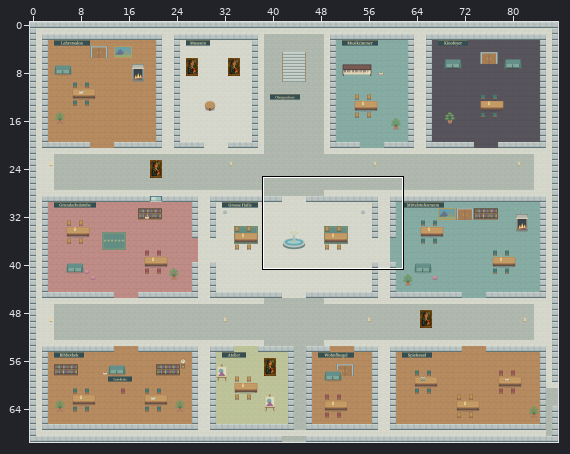
A Tiled map (JSON) gets an edit: castle/erdgeschoss.tmj. The picture above shows the old version from afar; the outline marks the close-up.
Close-up. Before the edit:
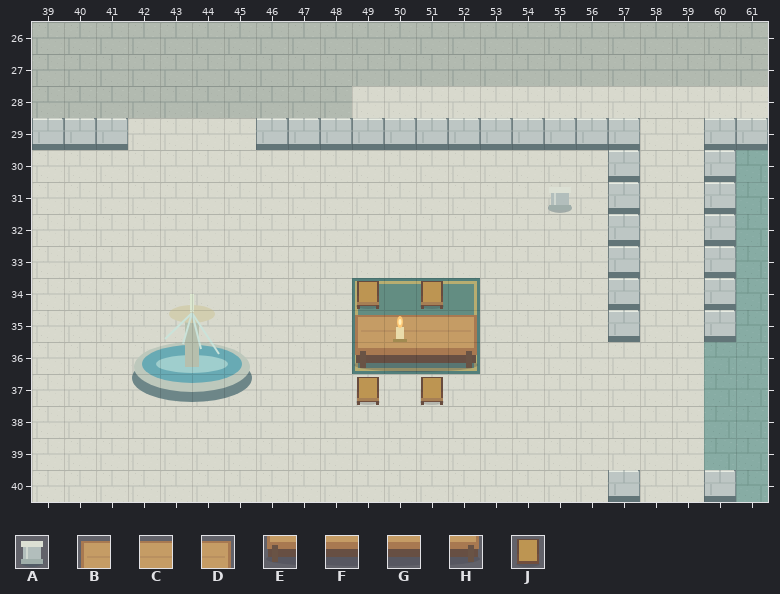
Cells are 32x32 px. Shown: x 39..61, y 26..40.
Key: from "Schulschloss": A 15, B 25, C 26, D 28, E 29, F 30, G 31, H 32, J 39.
_ is an empty cell.
Layers that did not change in this view are not listed.
Layer "furniture" before, first column x 39:
26 _______________________
27 _______________________
28 _______________________
29 _______________________
30 _______________________
31 ________________A______
32 _______________________
33 _______________________
34 __________J_J__________
35 __________BCCD_________
36 __________EFGH_________
37 __________J_J__________
38 _______________________
39 _______________________
40 _______________________
The same view after the edit:
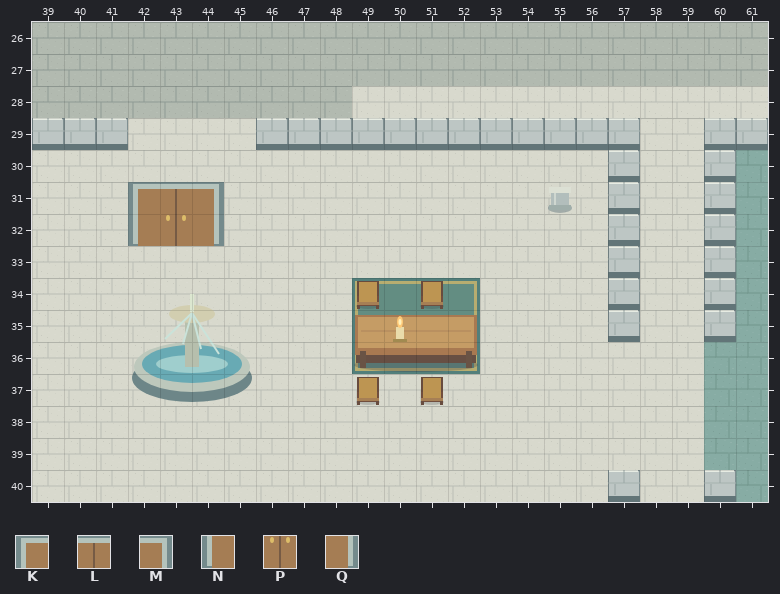
Further tiles: from "Schulschloss": K 112, L 113, M 114, N 115, P 116, Q 117.
Edits made:
Changed rows in their new state; . is an unchanged cell.
Layer "furniture":
first column x 42:
31 KLM
32 NPQ
